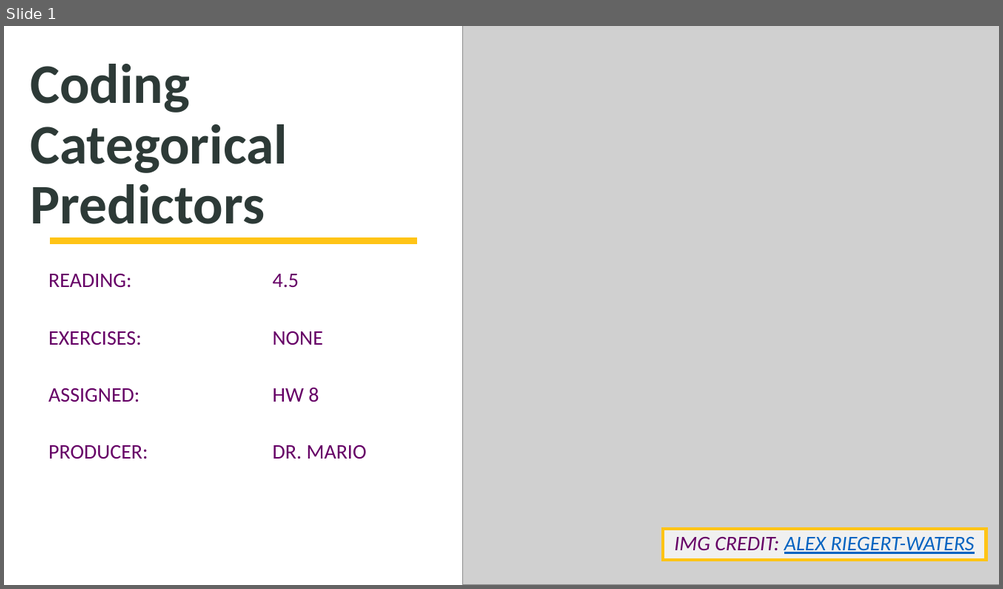
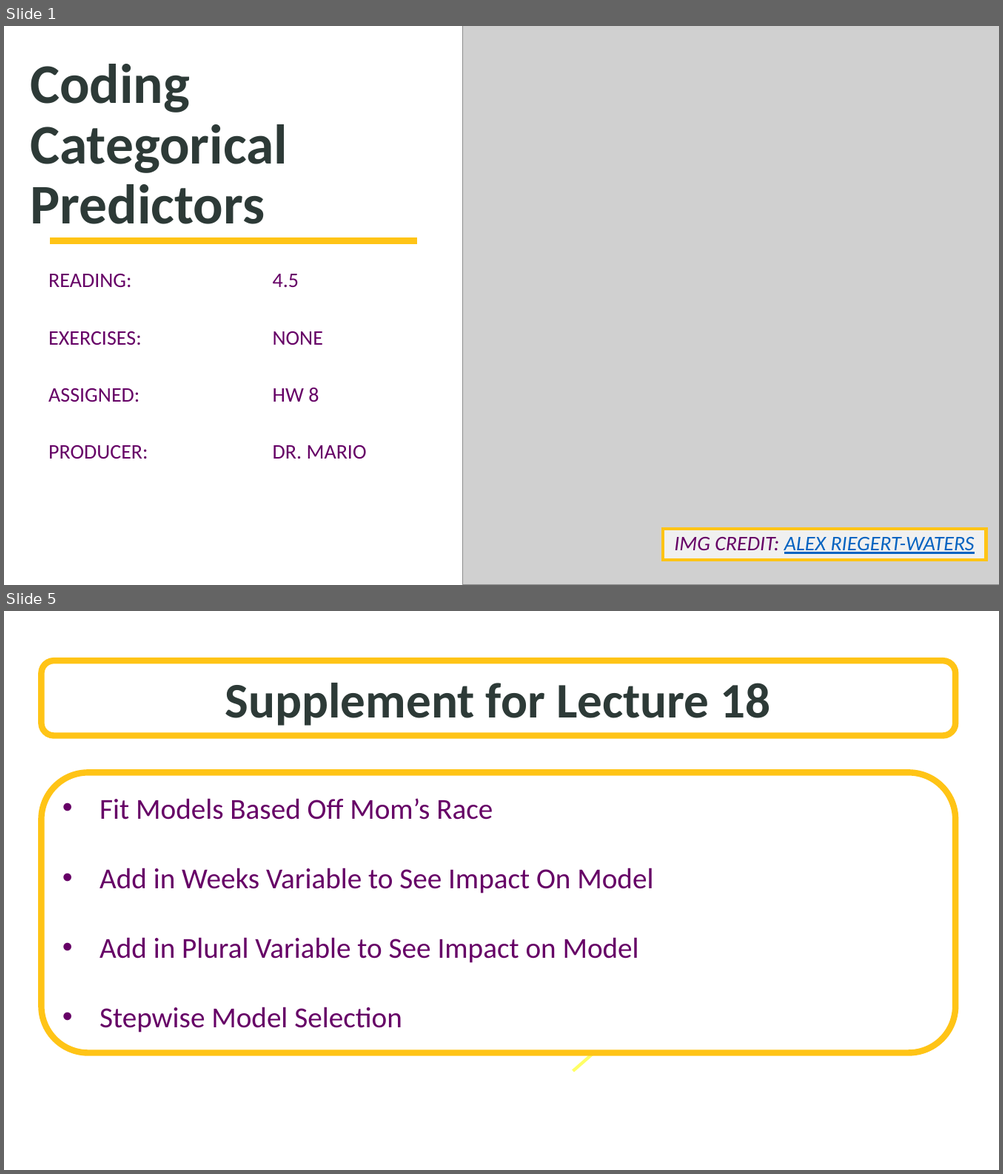
Before and after one commit to SuperMarioGiacomazzo/STOR455_WEBSITE, a slide deck: Lectures/18 - Coding Categorical Predictors.pptx. Shown one above the other, each under a label of ours: slide 1 before the commit, slides 1 and 5 after it; the slides between them are not shown. The pictures are 1003x589 and 1003x1174 pixels, drawn with LibreOffice and Linux fonts; fonts in the diff are those of the drawing; grey boxes stand for pictures; background and template pictures are left out. Boxes give left, top, right and bottom in pixels: in the first picture for what was removed or moved away, otherwise in the second. Text is boxed around its words. In the diff, an @@ line names an element or a change of style, - is before the commit and + after.

```diff
--- a/Lectures/18 - Coding Categorical Predictors.pptx
+++ b/Lectures/18 - Coding Categorical Predictors.pptx
@@ slide 5 added at [4, 611, 999, 1170], background picture (left out) @@
@@ rounded rectangle added at [41, 661, 956, 736], fill #FFFFFF at 70% opacity, outline #FFC416 6 pt, 48 pt, text #2D3A37, bold @@
+Supplement for Lecture 18
@@ rounded rectangle added at [41, 773, 956, 1054], fill #FFFFFF, outline #FFC416 6 pt, 28 pt, text #660066 @@
+• Fit Models Based Off Mom’s Race
+• Add in Weeks Variable to See Impact On Model
+• Add in Plural Variable to See Impact on Model
+• Stepwise Model Selection
@@ arrow added from (572, 1071) to (623, 1028), #FFFF66 3 pt @@
```
Also in this commit, not shown: 3 other slides added, 14 slides removed, 18 other files.
